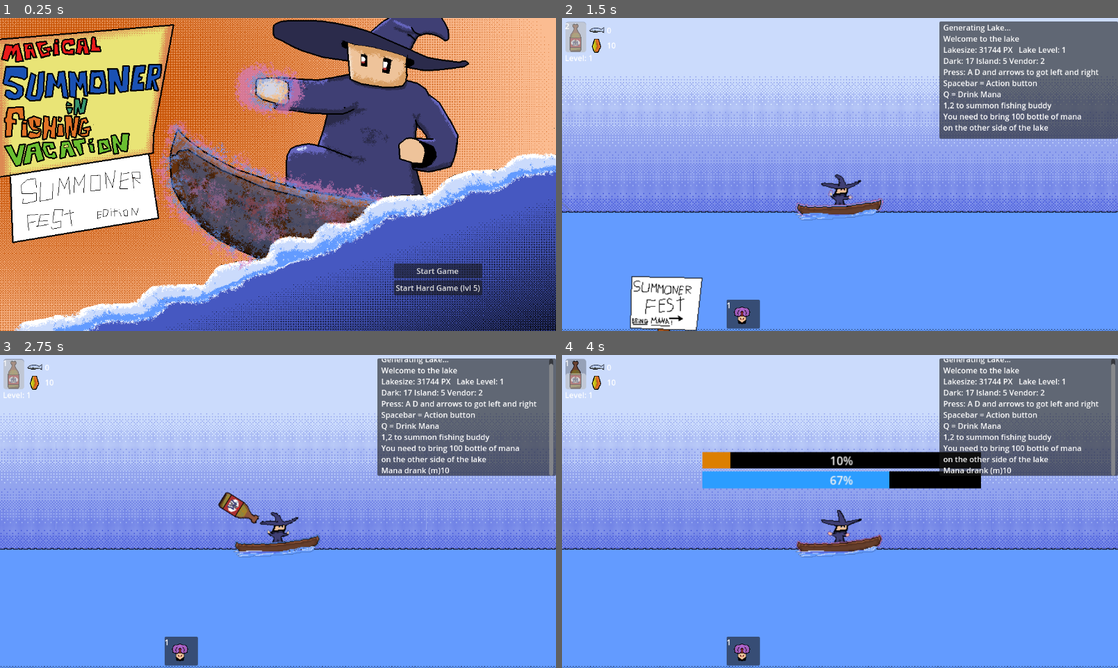
Above: before the commit, frames 1-4 (two rows, left to right).
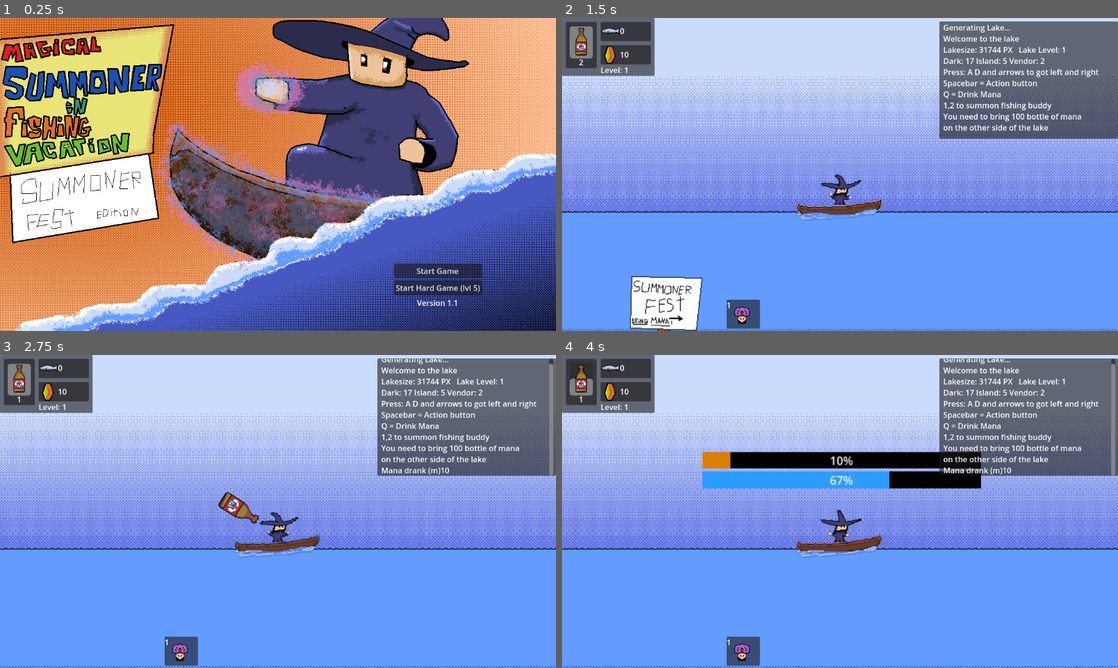
Above: after the commit, the same moments.

Repository: acsid/msummoner
Game: Godot game, scene res://main_menu.tscn
Two runs of this game, one before a commit and one after it. Both use one fixed random seed, a clock stepped at 60 frames per second and the inputs below.
Inputs:
- Up to frame 1 (0.25 s): no input
- Up to frame 2 (1.5 s): click "Start Game" at 0.5 s; tap Enter at 1.25 s; hold Right (ui_right) from 1.28 s (still down); hold Space (cast) from 1.28 s (still down)
- Up to frame 3 (2.75 s): keep holding Right (ui_right); release Space (cast) at 2.03 s; tap Q (drink) at 2.1 s
- Up to frame 4 (4 s): release Right (ui_right) at 2.78 s; hold Left (ui_left) 2.78-3.53 s; tap 1 (summon1) at 2.85 s; hold Right (ui_right) from 3.53 s (still down); tap 2 (summon2) at 3.6 s

The runs differ from the first frame. In frame 1, less than 0.1% of the frame differs, in the area x 75-83%, y 90-92%; in frame 2, 3.1%; in frame 3, 3.1%; in frame 4, 3.1%, in the area x 0-17%, y 0-19%.

Commit message:
update ingame ui

Diff:
--- a/main_menu.tscn
+++ b/main_menu.tscn
@@ -2,7 +2,7 @@
 
 [ext_resource type="Script" path="res://MainMenu.gd" id="1_brsxd"]
 [ext_resource type="Texture2D" uid="uid://lihptbc7qqpv" path="res://images/splash.png" id="2_vcdj2"]
-[ext_resource type="AudioStream" uid="uid://dah8i73l1o4fu" path="res://mainloop1.wav" id="3_geyej"]
+[ext_resource type="AudioStream" uid="uid://dah8i73l1o4fu" path="res://sounds/mainloop1.wav" id="3_geyej"]
 
 [node name="MainMenu" type="Control"]
 layout_mode = 3
@@ -45,6 +45,11 @@
 layout_mode = 2
 text = "Start Hard Game (lvl 5)"
 
+[node name="Label" type="Label" parent="Container/VBoxContainer"]
+layout_mode = 2
+text = "Version 1.1"
+horizontal_alignment = 1
+
 [node name="AudioStreamPlayer" type="AudioStreamPlayer" parent="."]
 stream = ExtResource("3_geyej")
 autoplay = true
--- a/map/end_goal.tscn
+++ b/map/end_goal.tscn
@@ -7,3 +7,5 @@
 [node name="Sprite2D" type="Sprite2D" parent="."]
 position = Vector2(897, 252)
 texture = ExtResource("2_god2g")
+
+[node name="AudioStreamPlayer2D" type="AudioStreamPlayer2D" parent="."]
--- a/ui/mainui.gd
+++ b/ui/mainui.gd
@@ -23,12 +23,12 @@
 		$Hideinfo.start(15)
 
 func refresh(player):
-		$Container/Mana_text.text = str(player.manabottle)
-		$Container/Money_text.text = str(player.money)
-		$Container/Fish_text.text = str(player.fish)
-		$Container/ManaBar.value = player.mana
-		$Container/ManaBar.max_value = player.maxmana
-		$Container/Level_label.text = "Level: " + str(player.level)
+		%Mana_text.text = str(player.manabottle)
+		%Money_text.text = str(player.money)
+		%Fish_text.text = str(player.fish)
+		%ManaBar.value = player.mana
+		%ManaBar.max_value = player.maxmana
+		%Level_label.text = "Level: " + str(player.level)
 		if player.level > 1 :
 			$Container/Level2.visible = true
 
--- a/ui/mainui.tscn
+++ b/ui/mainui.tscn
@@ -20,50 +20,97 @@
 grow_horizontal = 2
 grow_vertical = 2
 
-[node name="Mana_sprite" type="Sprite2D" parent="Container"]
-position = Vector2(28, 40)
-texture = ExtResource("1_c0i80")
-
-[node name="Money_sprite" type="Sprite2D" parent="Container"]
-position = Vector2(72, 57)
-texture = ExtResource("2_ptf0i")
-
-[node name="Money_text" type="RichTextLabel" parent="Container"]
-layout_mode = 0
-offset_left = 93.0
-offset_top = 45.0
-offset_right = 152.0
-offset_bottom = 85.0
-text = "0"
-
-[node name="Fish_sprite" type="Sprite2D" parent="Container"]
-position = Vector2(72, 26)
-texture = ExtResource("3_l24rn")
-
-[node name="Fish_text" type="RichTextLabel" parent="Container"]
-layout_mode = 0
-offset_left = 93.0
-offset_top = 14.0
-offset_right = 133.0
-offset_bottom = 54.0
-text = "0"
-
-[node name="ManaBar" type="ProgressBar" parent="Container"]
-layout_mode = 0
-offset_left = 7.0
-offset_top = 8.0
-offset_right = 50.0
-offset_bottom = 71.0
+[node name="Panel" type="Panel" parent="Container"]
+layout_mode = 0
+offset_right = 192.0
+offset_bottom = 120.0
+
+[node name="Panel" type="Panel" parent="Container/Panel"]
+layout_mode = 0
+offset_left = 8.0
+offset_top = 8.0
+offset_right = 72.0
+offset_bottom = 104.0
+
+[node name="ManaBar" type="ProgressBar" parent="Container/Panel/Panel"]
+unique_name_in_owner = true
+layout_mode = 2
+offset_left = 8.0
+offset_top = 8.0
+offset_right = 56.0
+offset_bottom = 76.0
 value = 50.0
 fill_mode = 3
 show_percentage = false
 
-[node name="Mana_text" type="RichTextLabel" parent="Container"]
-offset_left = 6.0
-offset_top = 5.0
+[node name="Mana_text" type="Label" parent="Container/Panel/Panel"]
+unique_name_in_owner = true
+layout_mode = 2
+offset_left = 8.0
+offset_top = 72.0
 offset_right = 56.0
-offset_bottom = 45.0
+offset_bottom = 96.0
 text = "0"
+horizontal_alignment = 1
+
+[node name="Mana_image" type="TextureRect" parent="Container/Panel/Panel"]
+layout_mode = 2
+offset_top = 8.0
+offset_right = 64.0
+offset_bottom = 72.0
+texture = ExtResource("1_c0i80")
+
+[node name="Panel2" type="Panel" parent="Container/Panel"]
+layout_mode = 0
+offset_left = 80.0
+offset_top = 8.0
+offset_right = 184.0
+offset_bottom = 48.0
+
+[node name="Fish_text" type="Label" parent="Container/Panel/Panel2"]
+unique_name_in_owner = true
+layout_mode = 0
+offset_left = 40.0
+offset_top = 7.0
+offset_right = 96.0
+offset_bottom = 30.0
+text = "0"
+
+[node name="TextureRect" type="TextureRect" parent="Container/Panel/Panel2"]
+layout_mode = 0
+offset_right = 40.0
+offset_bottom = 40.0
+texture = ExtResource("3_l24rn")
+
+[node name="Panel3" type="Panel" parent="Container/Panel"]
+layout_mode = 0
+offset_left = 80.0
+offset_top = 56.0
+offset_right = 184.0
+offset_bottom = 96.0
+
+[node name="Money_text" type="RichTextLabel" parent="Container/Panel/Panel3"]
+unique_name_in_owner = true
+layout_mode = 0
+offset_left = 40.0
+offset_top = 8.0
+offset_right = 102.0
+offset_bottom = 32.0
+text = "0"
+
+[node name="TextureRect" type="TextureRect" parent="Container/Panel/Panel3"]
+layout_mode = 0
+offset_right = 40.0
+offset_bottom = 40.0
+texture = ExtResource("2_ptf0i")
+
+[node name="Level_label" type="Label" parent="Container/Panel/Panel3"]
+unique_name_in_owner = true
+layout_mode = 0
+offset_top = 40.0
+offset_right = 104.0
+offset_bottom = 64.0
+text = "Level:"
 
 [node name="Level1" type="Panel" parent="Container"]
 layout_mode = 1
@@ -123,14 +170,6 @@
 offset_bottom = 40.0
 texture = ExtResource("6_ynpu3")
 
-[node name="Level_label" type="RichTextLabel" parent="Container"]
-layout_mode = 0
-offset_left = 6.0
-offset_top = 71.0
-offset_right = 136.0
-offset_bottom = 111.0
-text = "Level:"
-
 [node name="info" type="PanelContainer" parent="."]
 anchors_preset = 6
 anchor_left = 1.0
Not shown, added: sounds/mainloop1.wav.import
Not shown, added: sounds/mainloop1.wav
